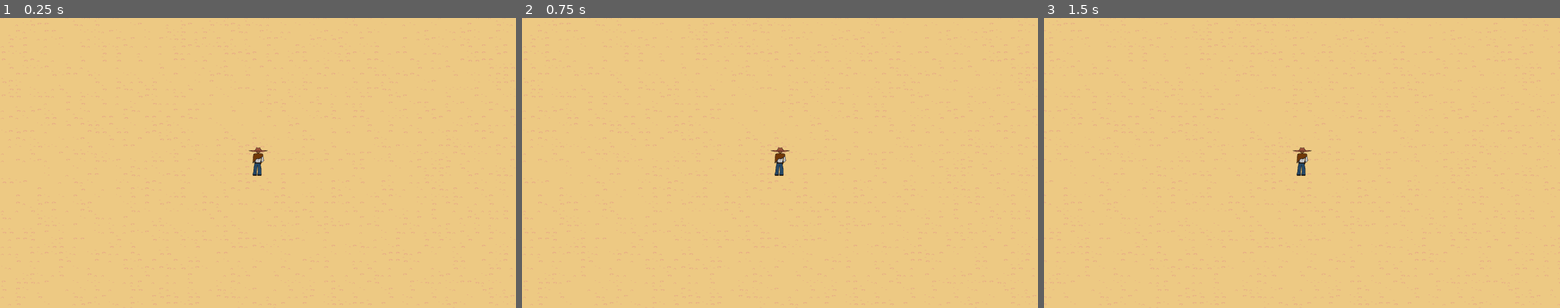
Above: before the commit, frames 1-3 (left to right).
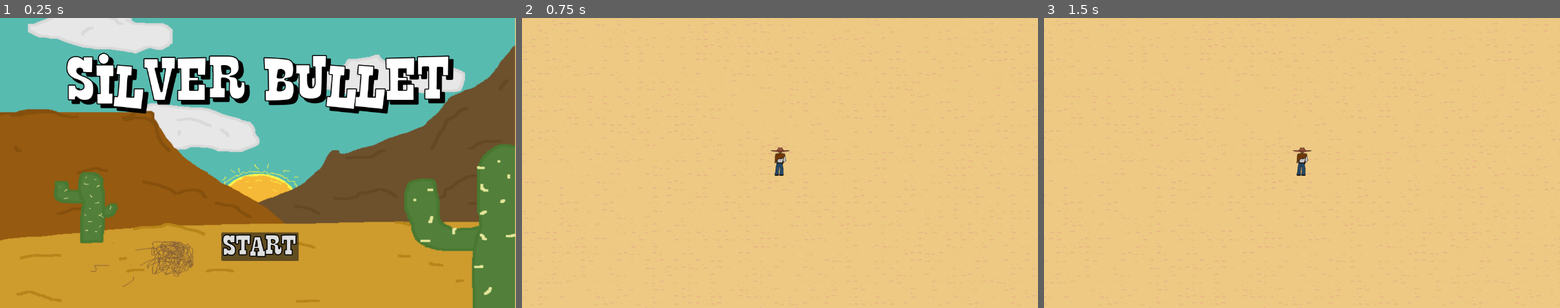
Above: after the commit, the same moments.

Repository: Fireteen69/SIlver-metal
Game: Godot game, scene res://Scenes/main (2).tscn
The game is run twice, just before and just after one commit, with the same random seed, the same clock (stepped at 60 frames per second) and the same inputs.
Inputs (mouse positions are in pixels of both pictures, inside the frame that each line leads up to):
- Up to frame 1 (0.25 s): no input
- Up to frame 2 (0.75 s): click (780, 247) at 0.5 s, where only the run after the commit has a clickable "Start"
- Up to frame 3 (1.5 s): tap Enter at 1.25 s; hold D (walk_right) from 1.28 s (still down)

The runs differ from the first frame. In frame 1, 100% of the frame differs, in the area x 0-100%, y 0-100%; in frame 2, nothing differs; in frame 3, nothing differs.

Commit message:
huddrey potter
added the hud / main menu

Diff:
--- a/vamp-surv--change--main/Scenes/main (2).tscn
+++ b/vamp-surv--change--main/Scenes/main (2).tscn
@@ -1,5 +1,8 @@
-[gd_scene load_steps=2 format=3 uid="uid://bgiektmsysbav"]
+[gd_scene load_steps=3 format=3 uid="uid://bgiektmsysbav"]
 
 [ext_resource type="PackedScene" uid="uid://dwgj6lkcjp6tj" path="res://Scenes/main.tscn" id="1_aap1a"]
+[ext_resource type="PackedScene" uid="uid://deig76f0wa5is" path="res://hud.tscn" id="2_fx3n0"]
 
 [node name="Main" instance=ExtResource("1_aap1a")]
+
+[node name="Hud" parent="." index="2" instance=ExtResource("2_fx3n0")]
--- /dev/null
+++ b/vamp-surv--change--main/Scripts/hud.gd
@@ -0,0 +1,22 @@
+extends CanvasLayer
+
+signal start_game
+
+
+func _ready() -> void:
+	$StartButton.show()
+	$SilverBullet.show()
+	$Sprite2D.show()
+
+
+
+# Called every frame. 'delta' is the elapsed time since the previous frame.
+func _process(delta: float) -> void:
+	pass
+
+
+func _on_start_button_pressed() -> void:
+	start_game.emit()
+	$StartButton.hide()
+	$SilverBullet.hide()
+	$Sprite2D.hide()
--- /dev/null
+++ b/vamp-surv--change--main/hud.tscn
@@ -0,0 +1,57 @@
+[gd_scene load_steps=5 format=3 uid="uid://deig76f0wa5is"]
+
+[ext_resource type="Script" path="res://Scripts/hud.gd" id="1_uhfc1"]
+[ext_resource type="FontFile" uid="uid://d3n5sd8aawen4" path="res://Font/LaTequila.ttf" id="2_ccnc6"]
+[ext_resource type="FontFile" uid="uid://8vitech8gnur" path="res://Player/LaTequila.ttf" id="3_sbpax"]
+[ext_resource type="Texture2D" uid="uid://c806cq4m12y1" path="res://New Piskel (10).png" id="4_h5v1l"]
+
+[node name="Hud" type="CanvasLayer"]
+script = ExtResource("1_uhfc1")
+
+[node name="Sprite2D" type="Sprite2D" parent="."]
+position = Vector2(574.625, 286)
+scale = Vector2(1.57637, 1.325)
+texture = ExtResource("4_h5v1l")
+
+[node name="SilverBullet" type="Label" parent="."]
+anchors_preset = 5
+anchor_left = 0.5
+anchor_right = 0.5
+offset_left = -429.0
+offset_top = 79.0
+offset_right = 430.0
+offset_bottom = 205.0
+grow_horizontal = 2
+size_flags_horizontal = 4
+theme_override_colors/font_shadow_color = Color(0, 0, 0, 1)
+theme_override_colors/font_outline_color = Color(0, 0, 0, 1)
+theme_override_constants/shadow_offset_x = 9
+theme_override_constants/shadow_offset_y = 8
+theme_override_constants/outline_size = 9
+theme_override_constants/shadow_outline_size = 10
+theme_override_fonts/font = ExtResource("2_ccnc6")
+theme_override_font_sizes/font_size = 60
+text = "Silver Bullet"
+horizontal_alignment = 3
+vertical_alignment = 3
+
+[node name="StartButton" type="Button" parent="."]
+anchors_preset = -1
+anchor_left = 0.429
+anchor_top = 0.739
+anchor_right = 0.575
+anchor_bottom = 0.838
+offset_left = -0.208008
+offset_top = 0.127991
+offset_right = 4.59998
+offset_bottom = -0.0240479
+grow_horizontal = 2
+grow_vertical = 0
+theme_override_colors/font_outline_color = Color(0, 0, 0, 1)
+theme_override_constants/outline_size = 9
+theme_override_fonts/font = ExtResource("3_sbpax")
+theme_override_font_sizes/font_size = 27
+action_mode = 0
+text = "Start"
+
+[connection signal="pressed" from="StartButton" to="." method="_on_start_button_pressed"]
Binary file added: vamp-surv--change--main/New Piskel (10).png
Not shown, added: vamp-surv--change--main/New Piskel (10).png.import
